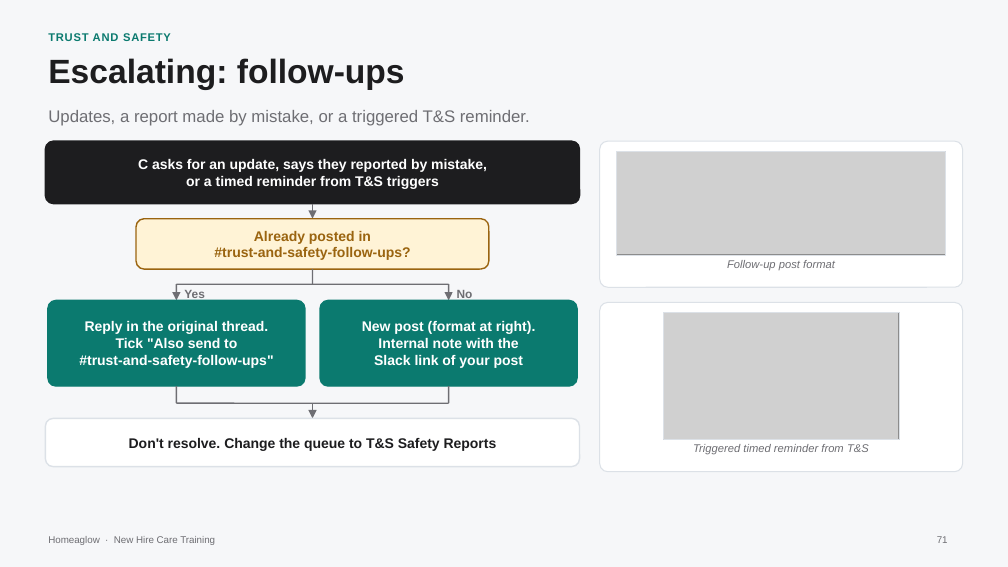
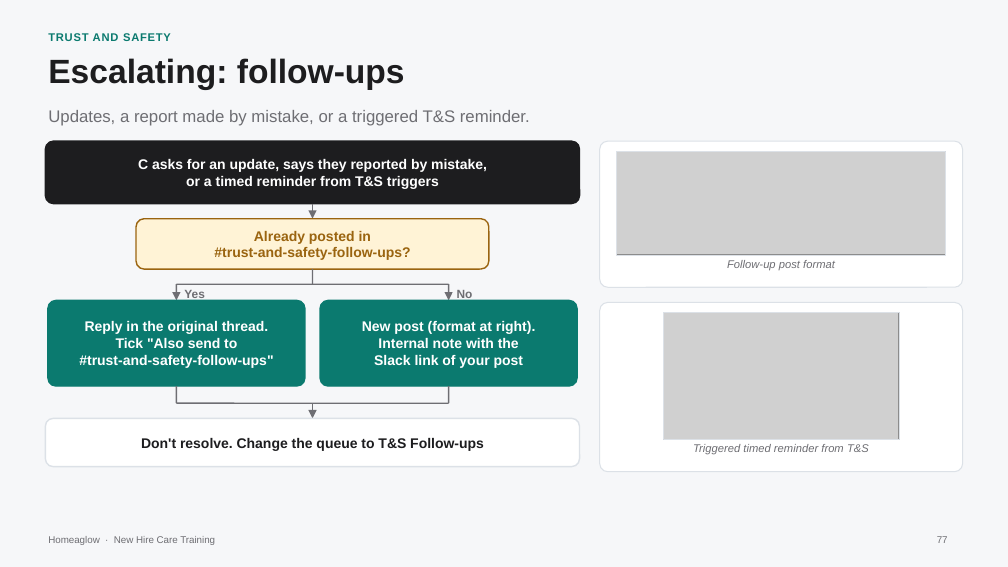
Before and after one commit to anjulimichelle/training, a slide deck: slide 77 of billing-disputes/billing-disputes-cash-payments.pptx (slide 71 before the commit). Drawn at 1008x567 pixels with LibreOffice and Linux fonts; fonts in the diff are those of the drawing; grey boxes stand for pictures. Boxes give left, top, right and bottom in pixels: in the first picture for what was removed or moved away, otherwise in the second. Text is boxed around its words. In the diff, an @@ line names an element or a change of style, - is before the commit and + after.

```diff
--- a/billing-disputes/billing-disputes-cash-payments.pptx
+++ b/billing-disputes/billing-disputes-cash-payments.pptx
@@ text at (x1=141, y1=438, x2=484, y2=451): text changed @@
-Don't resolve. Change the queue to T&S Safety Reports
+Don't resolve. Change the queue to T&S Follow-ups
@@ page number at (x1=937, y1=536, x2=948, y2=543): text changed @@
-71
+77
```
Also in this commit, not shown: 1 slide added, 2 other files.
